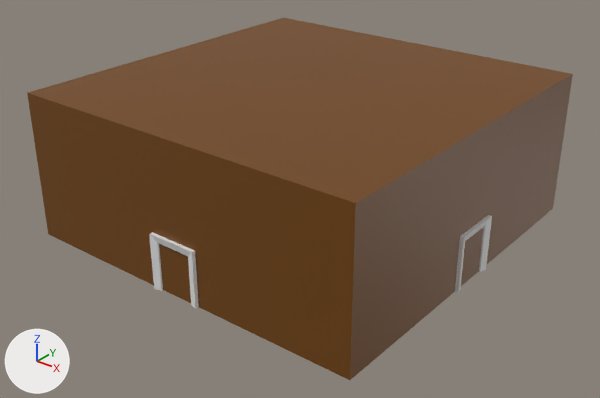
An edit to the Blender file Assets/Rooms/BasicRoom/BasicRoom.blend, drawn before and after from the same camera.
Camera for both pictures: a 50 mm lens placed at (12.7, -16.25, 10.66), pointed at (0.14, -0.55, 0.93). The lights are fixed; the arrows at lower left show +X, +Y and +Z.

The first picture shows 'DoorFrame1', 'DoorFrame4', 'DoorWay1', 'DoorWay4', 'Floor', 'Wall', 'Wall.001'.
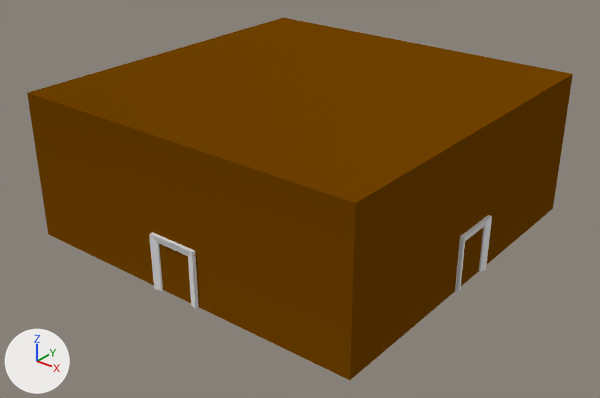
The change, as JSON lines over the scene's bpy script:
```json
{"op": "add", "block": "mat_material", "code": "mat_material.specular_ior_level = 0.0"}
{"op": "set", "path": "mat_material.roughness", "old": "0.5", "new": "0.898"}
```

Where the change shows, as pixel boxes [x1, y1, x2, y2] in the pictures (600 x 398 px):
```json
{"object": "Floor", "change": "surface changed", "before": [28, 18, 572, 203], "after": [28, 18, 572, 203]}
{"object": "Wall.001", "change": "surface changed", "before": [27, 93, 356, 380], "after": [27, 93, 356, 380]}
{"object": "Wall", "change": "surface changed", "before": [350, 74, 573, 380], "after": [350, 74, 573, 380]}
{"object": "DoorWay1", "change": "surface changed", "before": [159, 244, 191, 303], "after": [159, 244, 191, 303]}
{"object": "DoorWay4", "change": "surface changed", "before": [461, 228, 483, 286], "after": [461, 228, 483, 286]}
```
